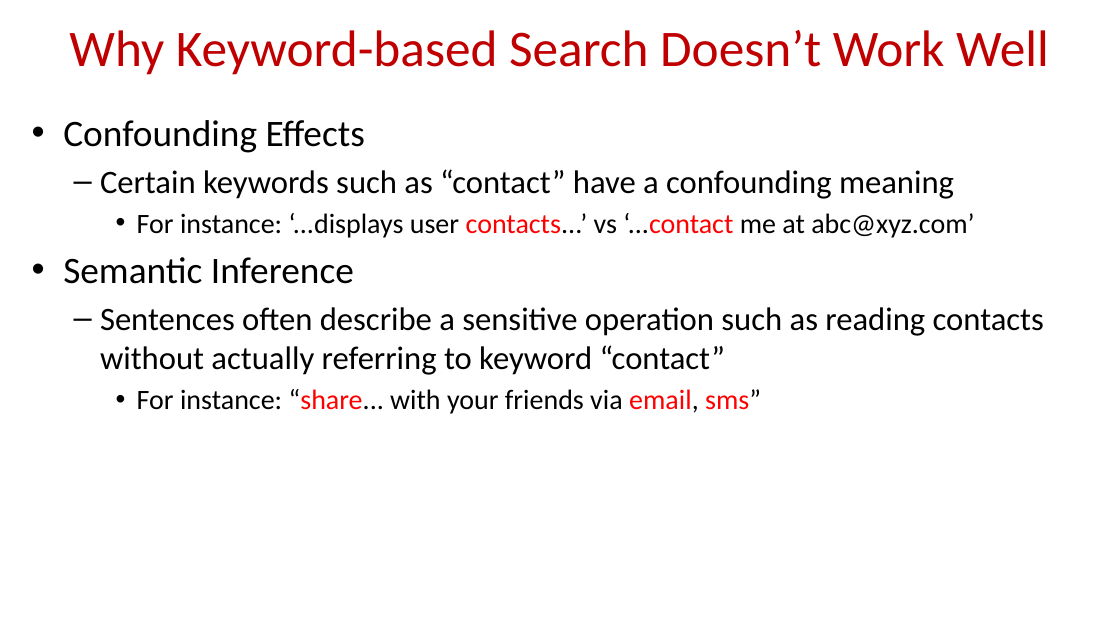
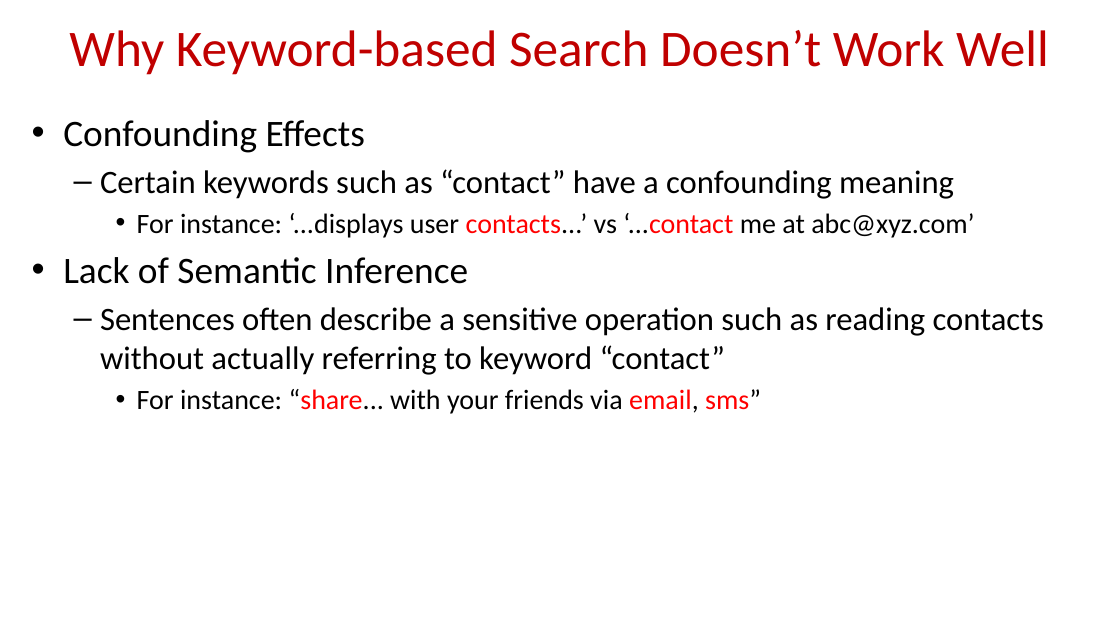
Before and after one commit to geesimon/cs598_dm_cap, a slide deck: slide 6 of papers/cs598dm-presentation-WHYPER Towards Automating Risk Assessment of Mobile Applications.pdf.pptx. Drawn at 1120x630 pixels with LibreOffice and Linux fonts; fonts in the diff are those of the drawing; background and template pictures are left out. Boxes give left, top, right and bottom in pixels: in the first picture for what was removed or moved away, otherwise in the second. Text is boxed around its words. In the diff, an @@ line names an element or a change of style, - is before the commit and + after.

```diff
--- a/papers/cs598dm-presentation-WHYPER Towards Automating Risk Assessment of Mobile Applications.pdf.pptx
+++ b/papers/cs598dm-presentation-WHYPER Towards Automating Risk Assessment of Mobile Applications.pdf.pptx
@@ text at bbox=[63, 257, 468, 284]: text changed @@
-• Semantic Inference
+• Lack of Semantic Inference
```
Also in this commit, not shown: 1 other slide changed, 1 other file.
